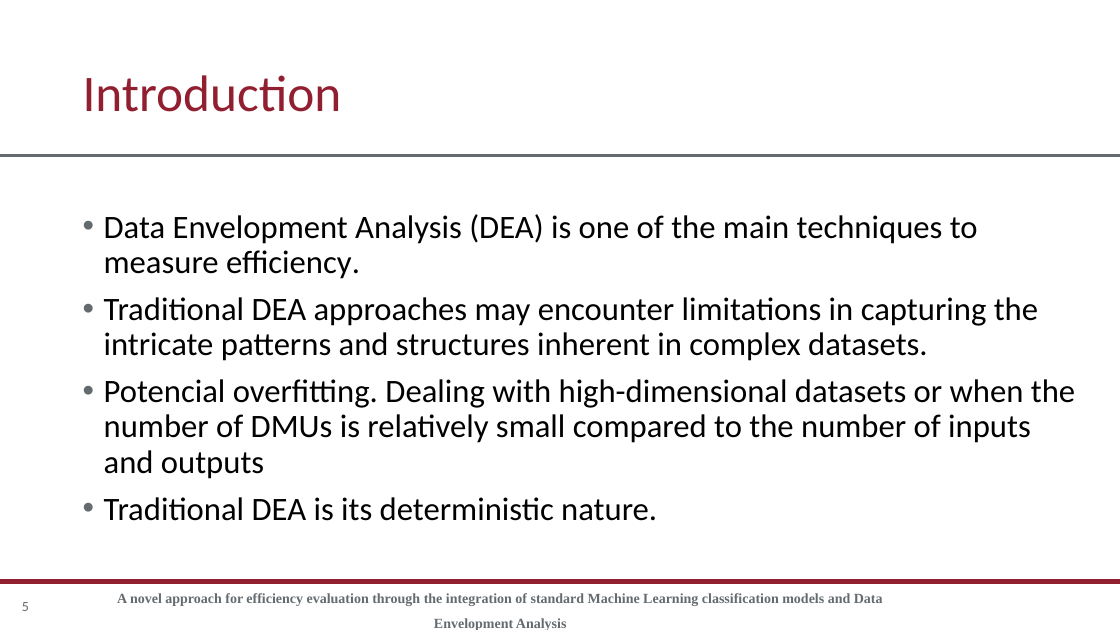
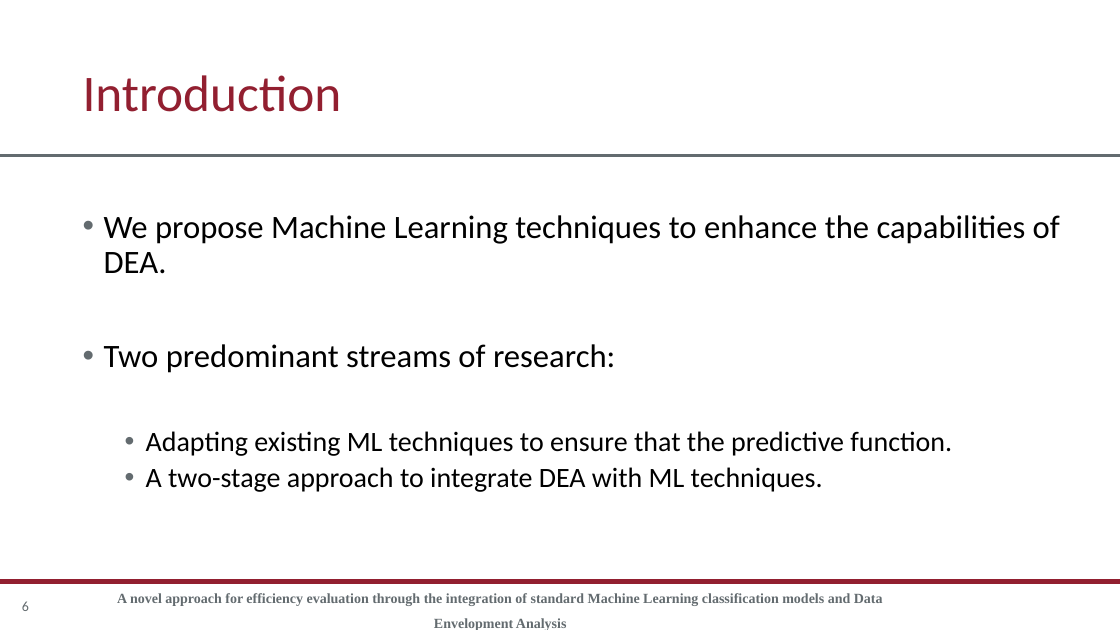
Before and after one commit to rgonzalezmoyano/Cafee, a slide deck: slide 6 of articulo 1 XAI/Presentación/Presentacion XAI cafee.pptx (slide 5 before the commit). Drawn at 1120x630 pixels with LibreOffice and Linux fonts; fonts in the diff are those of the drawing; background and template pictures are left out. Boxes give left, top, right and bottom in pixels: in the first picture for what was removed or moved away, otherwise in the second. Text is boxed around its words. In the diff, an @@ line names an element or a change of style, - is before the commit and + after.

```diff
--- a/articulo 1 XAI/Presentación/Presentacion XAI cafee.pptx
+++ b/articulo 1 XAI/Presentación/Presentacion XAI cafee.pptx
@@ text at box(104, 215, 1060, 492): text changed; size 42 to 36 pt @@
-• Data Envelopment Analysis (DEA) is one of the main techniques to measure efficiency.
-• Traditional DEA approaches may encounter limitations in capturing the intricate patterns and structures inherent in complex datasets.
-• Potencial overfitting. Dealing with high-dimensional datasets or when the number of DMUs is relatively small compared to the number of inputs and outputs
-• Traditional DEA is its deterministic nature.
+• We propose Machine Learning techniques to enhance the capabilities of DEA.
+• Two predominant streams of research:
+  • Adapting existing ML techniques to ensure that the predictive function.
+  • A two-stage approach to integrate DEA with ML techniques.
@@ page number at box(22, 601, 29, 611): text changed @@
-5
+6
```
Also in this commit, not shown: 6 other slides changed, 2 slides added, 3 other files.
